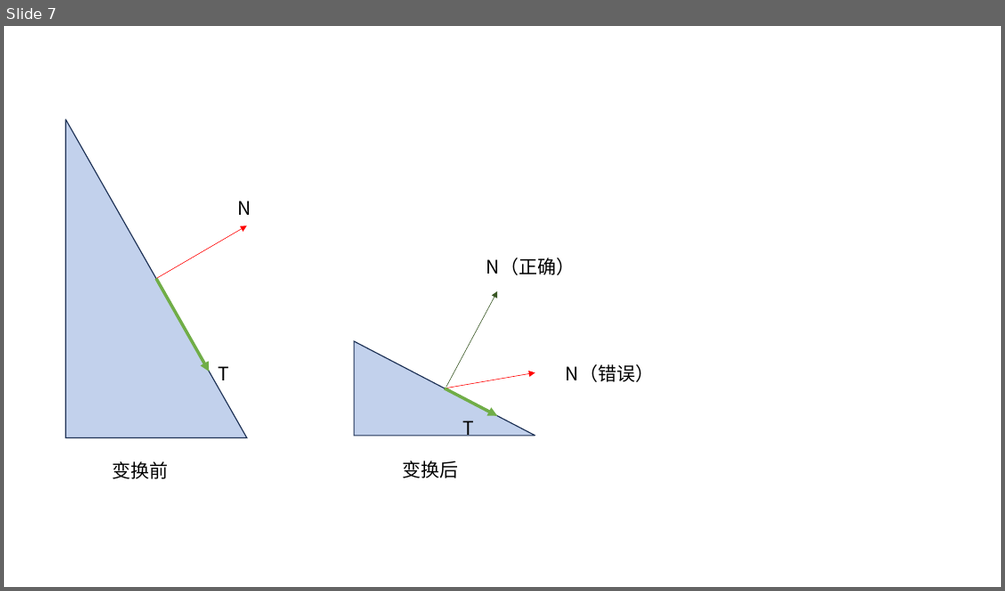
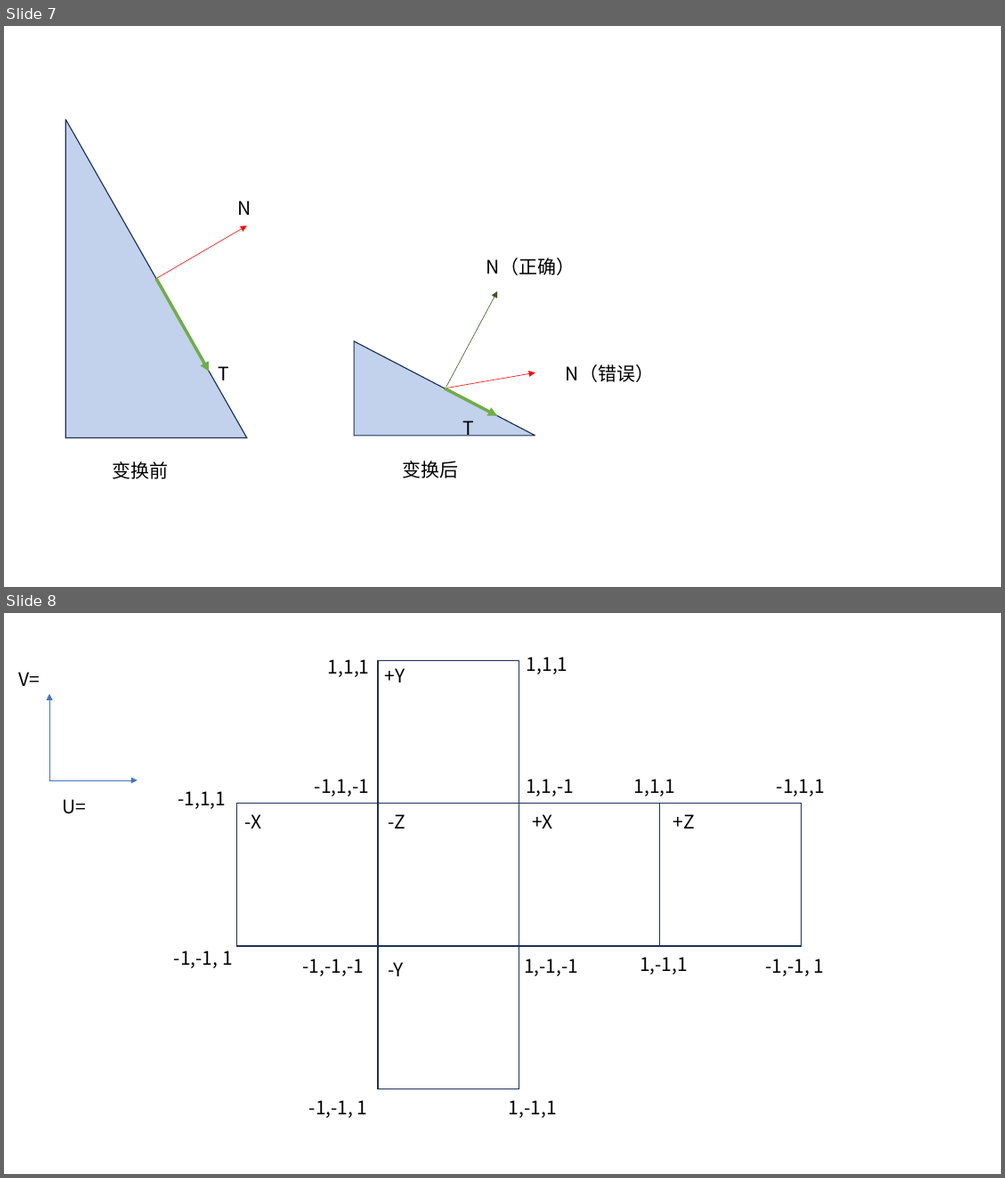
Before and after one commit to YYHHOrganization/PrepareForWorkNotes, a slide deck: 计算机图形学/图形学教程/Leson_9.pptx. Shown one above the other, each under a label of ours: slide 7 before the commit, slides 7 and 8 after it. The pictures are 1005x591 and 1005x1178 pixels, drawn with LibreOffice and Linux fonts; fonts in the diff are those of the drawing. Boxes give left, top, right and bottom in pixels: in the first picture for what was removed or moved away, otherwise in the second. Text is boxed around its words. In the diff, an @@ line names an element or a change of style, - is before the commit and + after.

```diff
--- a/计算机图形学/图形学教程/Leson_9.pptx
+++ b/计算机图形学/图形学教程/Leson_9.pptx
@@ slide 8 added at [4, 613, 1001, 1174], background #FFFFFF @@
@@ text added at [328, 659, 370, 677], 18 pt, text #000000 @@
+1,1,1
@@ rectangle added at [378, 661, 519, 803], outline #1E3256 1 pt @@
@@ text added at [526, 657, 568, 674], 18 pt, text #000000 @@
+1,1,1
@@ text added at [18, 672, 40, 686], 18 pt, text #000000 @@
+V=
@@ text added at [385, 668, 405, 682], 18 pt, text #000000 @@
++Y
@@ arrow added from (49, 780) to (49, 694), #4472C4 0.5 pt @@
@@ arrow added from (49, 780) to (138, 780), #4472C4 0.5 pt @@
@@ text added at [62, 799, 86, 814], 18 pt, text #000000 @@
+U=
@@ text added at [178, 791, 226, 809], 18 pt, text #000000 @@
+-1,1,1
@@ text added at [315, 779, 369, 796], 18 pt, text #000000 @@
+-1,1,-1
@@ text added at [526, 779, 574, 796], 18 pt, text #000000 @@
+1,1,-1
@@ text added at [634, 779, 676, 796], 18 pt, text #000000 @@
+1,1,1
@@ text added at [777, 779, 825, 796], 18 pt, text #000000 @@
+-1,1,1
@@ rectangle added at [236, 803, 378, 947], outline #1E3256 1 pt @@
@@ text added at [245, 814, 262, 828], 18 pt, text #000000 @@
+-X
@@ rectangle added at [378, 803, 519, 947], outline #1E3256 1 pt @@
@@ text added at [388, 814, 405, 828], 18 pt, text #000000 @@
+-Z
@@ rectangle added at [519, 803, 661, 947], outline #1E3256 1 pt @@
@@ text added at [532, 814, 553, 828], 18 pt, text #000000 @@
++X
@@ rectangle added at [660, 803, 801, 947], outline #1E3256 1 pt @@
@@ text added at [673, 814, 695, 828], 18 pt, text #000000 @@
++Z
@@ text added at [174, 950, 233, 968], 18 pt, text #000000 @@
+-1,-1, 1
@@ text added at [303, 958, 364, 976], 18 pt, text #000000 @@
+-1,-1,-1
@@ rectangle added at [378, 946, 519, 1088], outline #1E3256 1 pt @@
@@ text added at [524, 958, 578, 976], 18 pt, text #000000 @@
+1,-1,-1
@@ text added at [639, 957, 688, 974], 18 pt, text #000000 @@
+1,-1,1
@@ text added at [766, 958, 825, 976], 18 pt, text #000000 @@
+-1,-1, 1
@@ text added at [388, 962, 404, 976], 18 pt, text #000000 @@
+-Y
@@ text added at [309, 1100, 368, 1118], 18 pt, text #000000 @@
+-1,-1, 1
@@ text added at [509, 1100, 557, 1118], 18 pt, text #000000 @@
+1,-1,1
```
Also in this commit, not shown: 3 other slides added, 5 other files.
